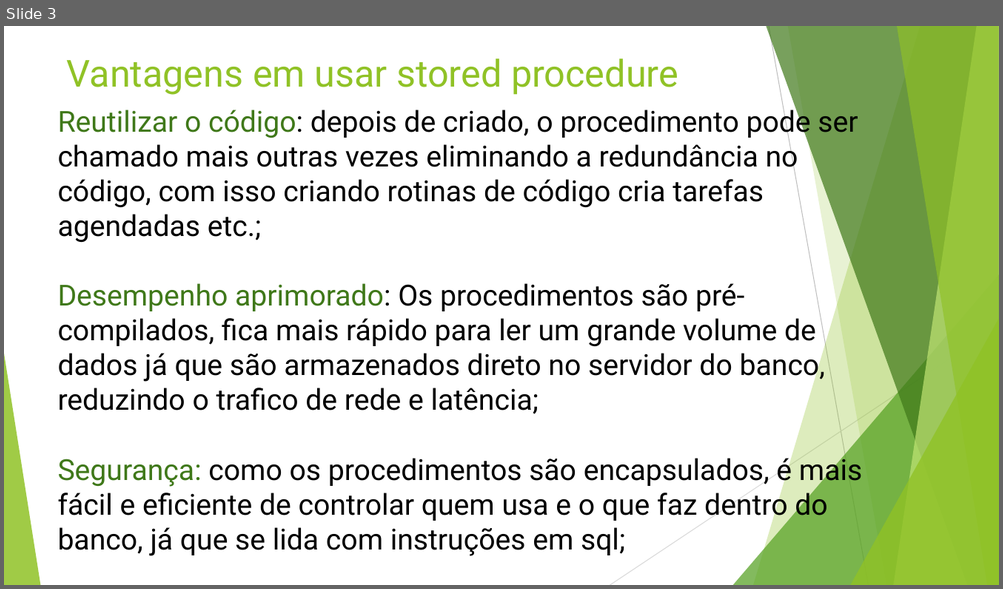
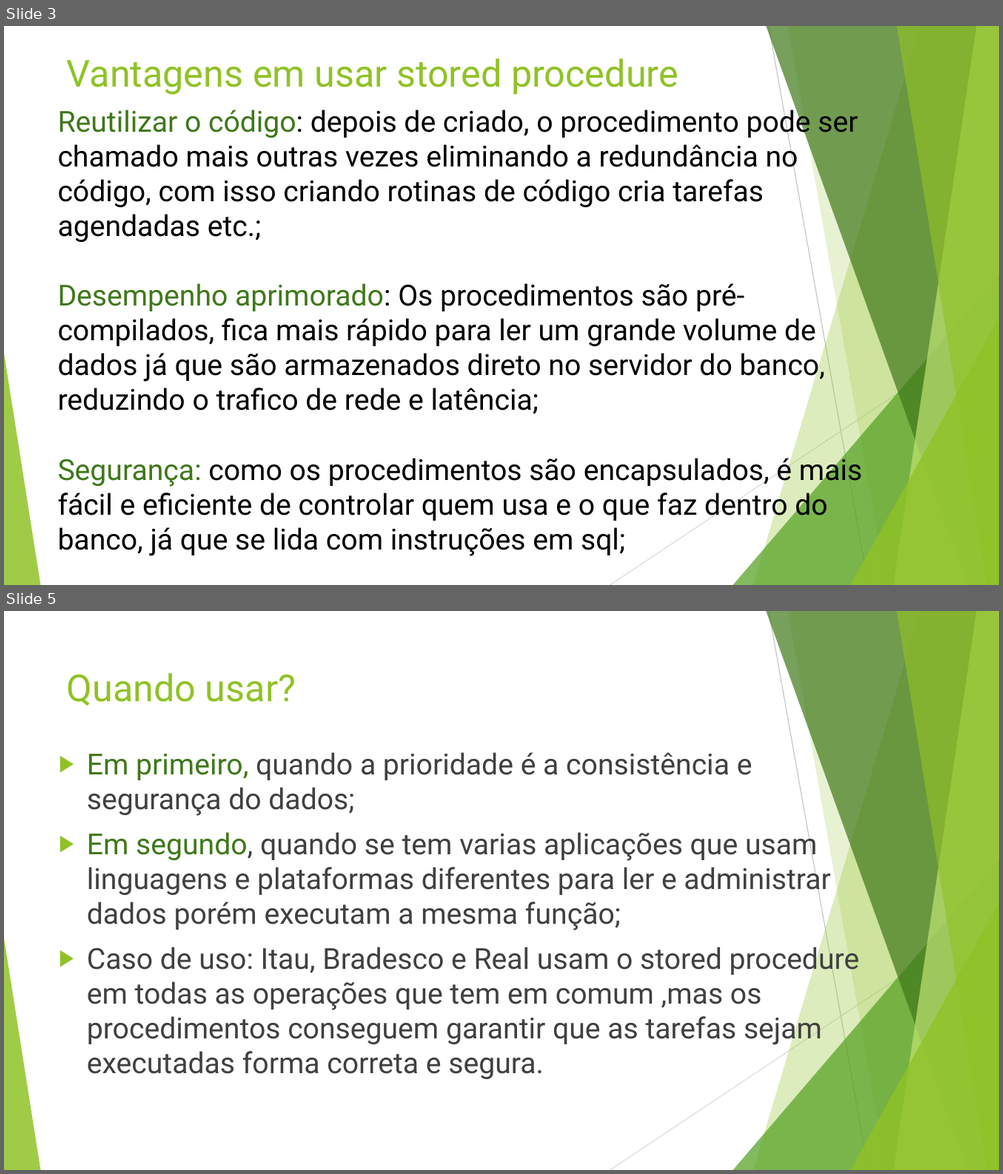
Before and after one commit to programador-cyberpunk/monitoria_SQL, a slide deck: Stored Procedure – conceito e utilidades.pptx. Shown one above the other, each under a label of ours: slide 3 before the commit, slides 3 and 5 after it; the slides between them are not shown. The pictures are 1003x589 and 1003x1174 pixels, drawn with LibreOffice and Linux fonts; fonts in the diff are those of the drawing. Boxes give left, top, right and bottom in pixels: in the first picture for what was removed or moved away, otherwise in the second. Text is boxed around its words. In the diff, an @@ line names an element or a change of style, - is before the commit and + after.

```diff
--- a/Stored Procedure – conceito e utilidades.pptx
+++ b/Stored Procedure – conceito e utilidades.pptx
@@ slide 5 added at <box>4,611,999,1170</box>, background #FFFFFF; not listed: 10 template elements that a slide beside it also shows @@
@@ title added at <box>67,673,296,706</box>, 36 pt, text #90C226 @@
+Quando usar?
@@ text added at <box>87,752,859,1079</box>, 28 pt, text #404040 @@
+▶ Em primeiro, quando a prioridade é a consistência e segurança do dados;
+▶ Em segundo, quando se tem varias aplicações que usam linguagens e plataformas diferentes para ler e administrar dados porém executam a mesma função;
+▶ Caso de uso: Itau, Bradesco e Real usam o stored procedure em todas as operações que tem em comum ,mas os procedimentos conseguem garantir que as tarefas sejam executadas forma correta e segura.
```
Also in this commit, not shown: 1 slide changed, 1 other slide added, 1 other file.
